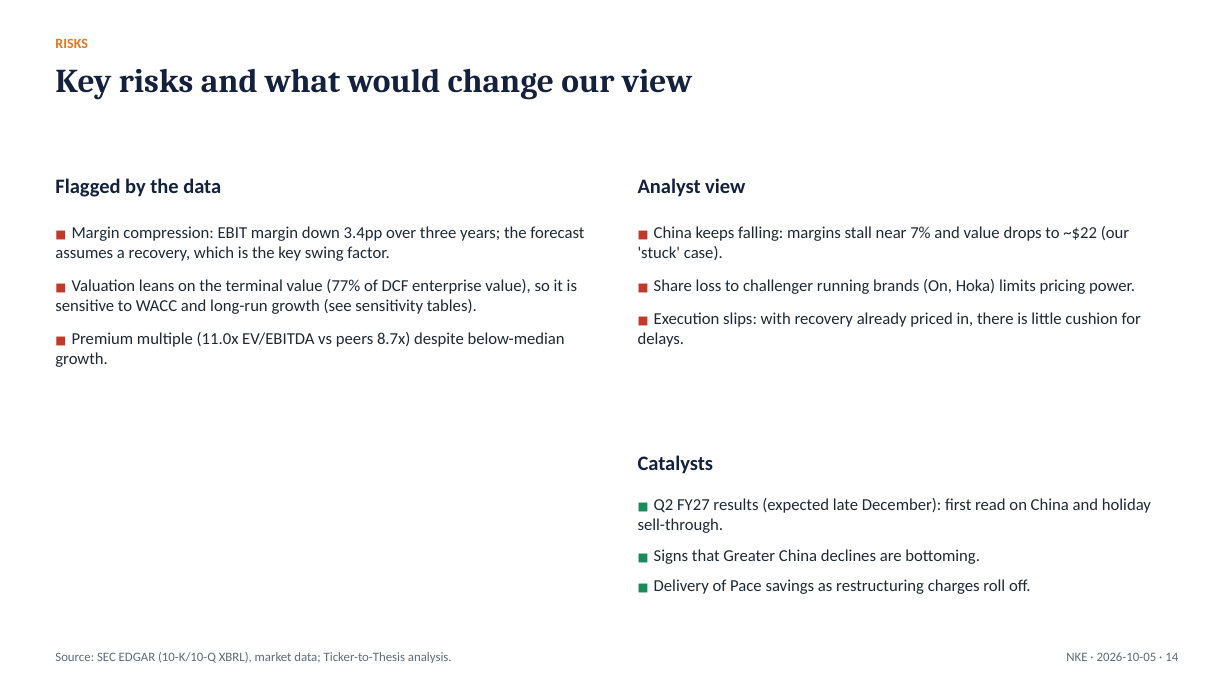
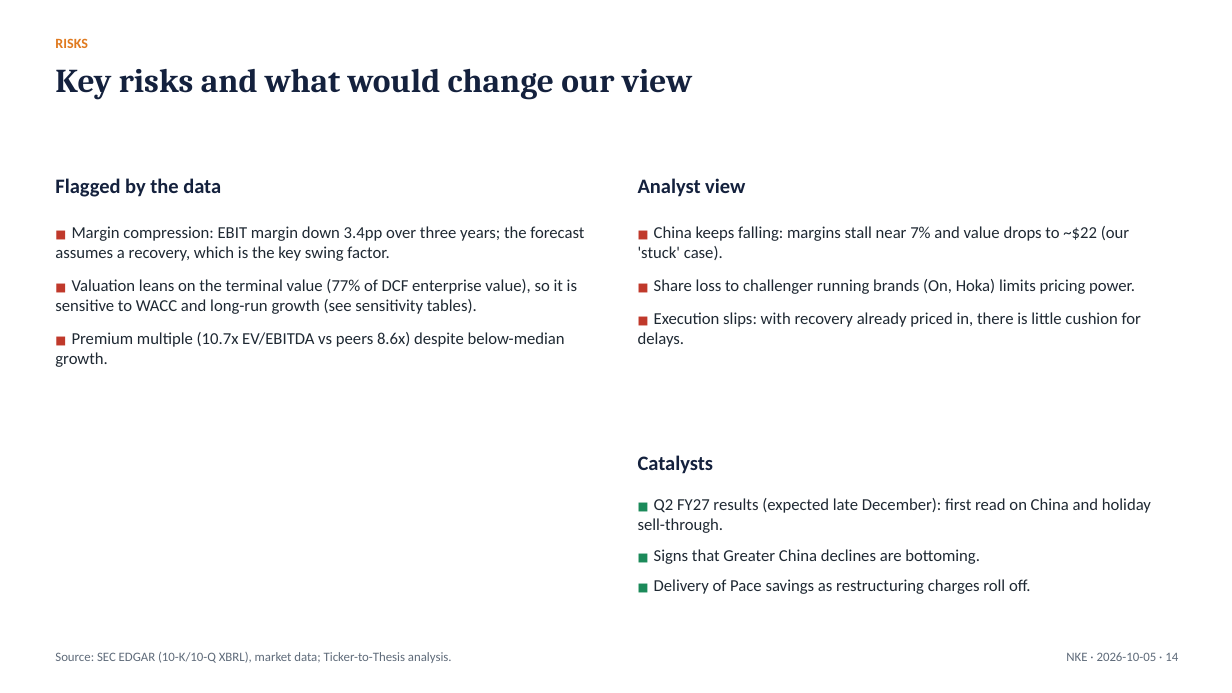
Before and after one commit to Abhishek10-r/ticker-to-thesis, a slide deck: slide 14 of examples/nike/latest/NKE_pitch_deck.pptx. Drawn at 1232x693 pixels with LibreOffice and Linux fonts; fonts in the diff are those of the drawing. Boxes give left, top, right and bottom in pixels: in the first picture for what was removed or moved away, otherwise in the second. Text is boxed around its words. In the diff, an @@ line names an element or a change of style, - is before the commit and + after.

```diff
--- a/examples/nike/latest/NKE_pitch_deck.pptx
+++ b/examples/nike/latest/NKE_pitch_deck.pptx
@@ text at <box>55,332,565,367</box>: text changed @@
-■ Premium multiple (11.0x EV/EBITDA vs peers 8.7x) despite below-median growth.
+■ Premium multiple (10.7x EV/EBITDA vs peers 8.6x) despite below-median growth.
```
Also in this commit, not shown: 9 other slides changed, 4 other files.
